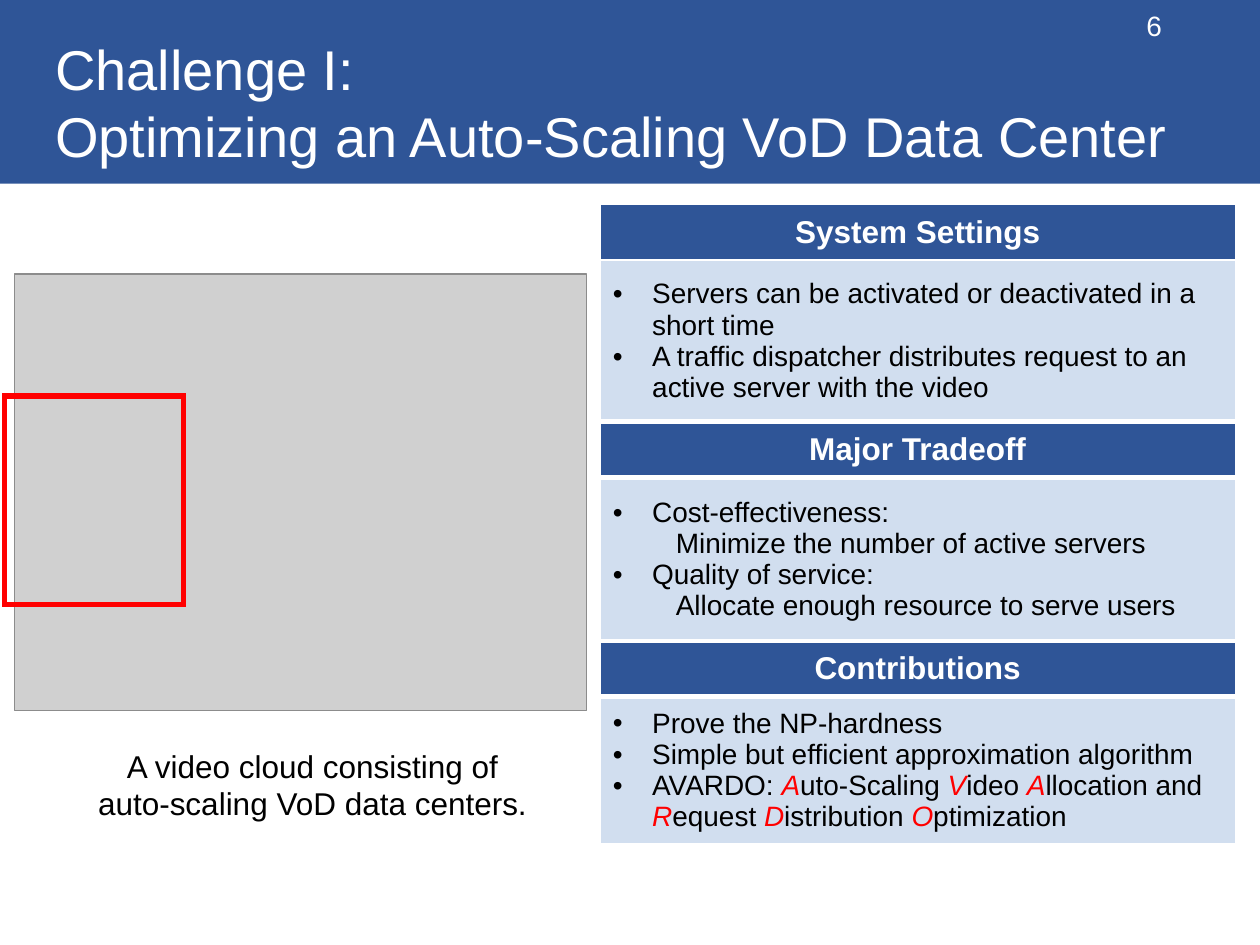
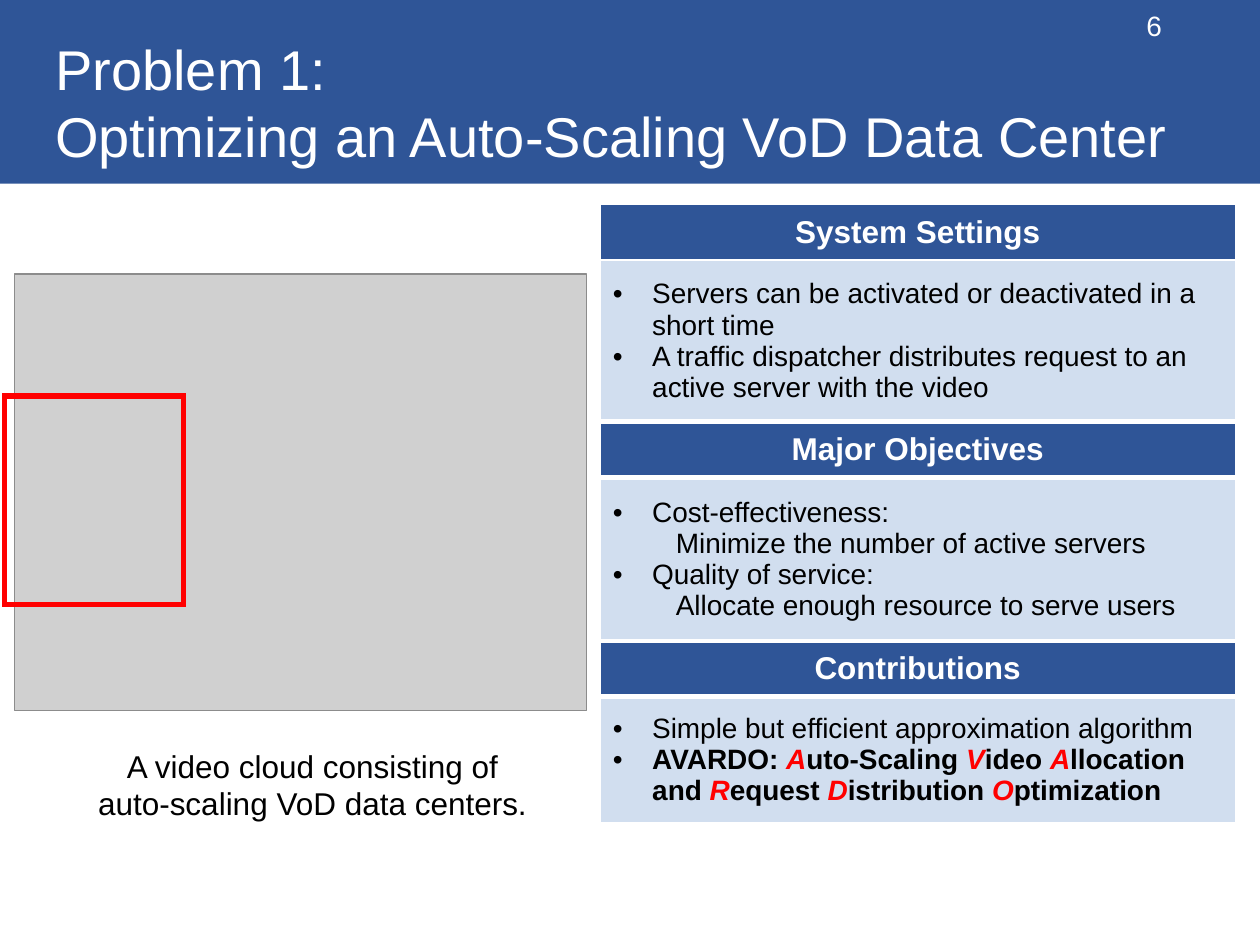
Before and after one commit to changzhangyu/changzhangyu.github.io, a slide deck: slide 6 of files/thesis/thesis.pptx. Drawn at 1260x945 pixels with LibreOffice and Linux fonts; fonts in the diff are those of the drawing; grey boxes stand for pictures. Boxes give left, top, right and bottom in pixels: in the first picture for what was removed or moved away, otherwise in the second. Text is boxed around its words. In the diff, an @@ line names an element or a change of style, - is before the commit and + after.

```diff
--- a/files/thesis/thesis.pptx
+++ b/files/thesis/thesis.pptx
@@ title at [55,49,1166,168]: text changed @@
-Challenge I:
-Optimizing an Auto-Scaling VoD Data Center
+Problem 1:
+Optimizing an Auto-Scaling VoD Data Center
@@ table at [600,204,1235,823] @@
-row 3, column 1: Major Tradeoff
+row 3, column 1: Major Objectives
-row 6, column 1: Prove the NP-hardness / Simple but efficient approximation algorithm / AVARDO: Auto-Scaling Video Allocation and Request Distribution Optimization
+row 6, column 1: Simple but efficient approximation algorithm / AVARDO: Auto-Scaling Video Allocation and Request Distribution Optimization
```
Also in this commit, not shown: 29 other slides changed, 7 slides added, 1 slide removed, 1 other file.
